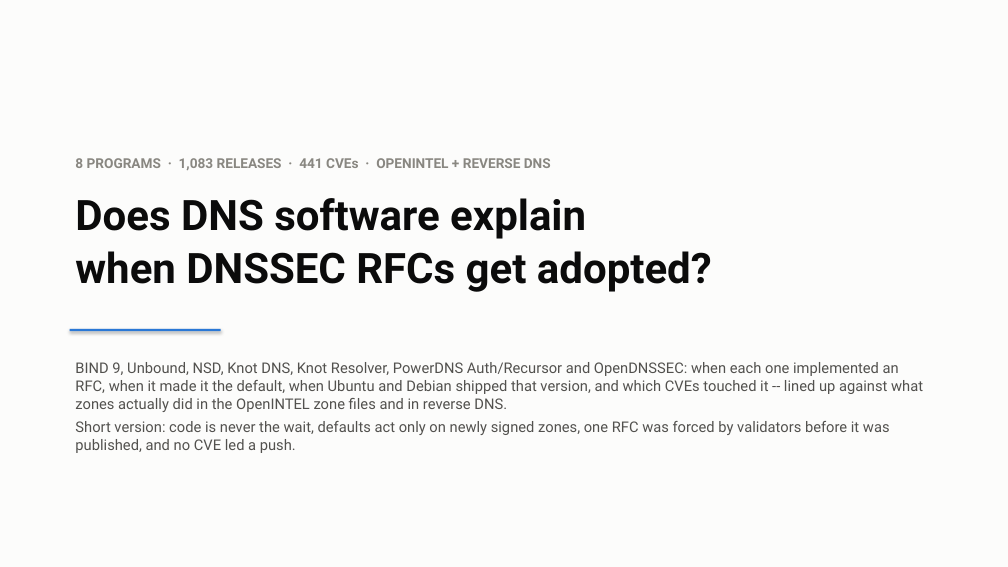
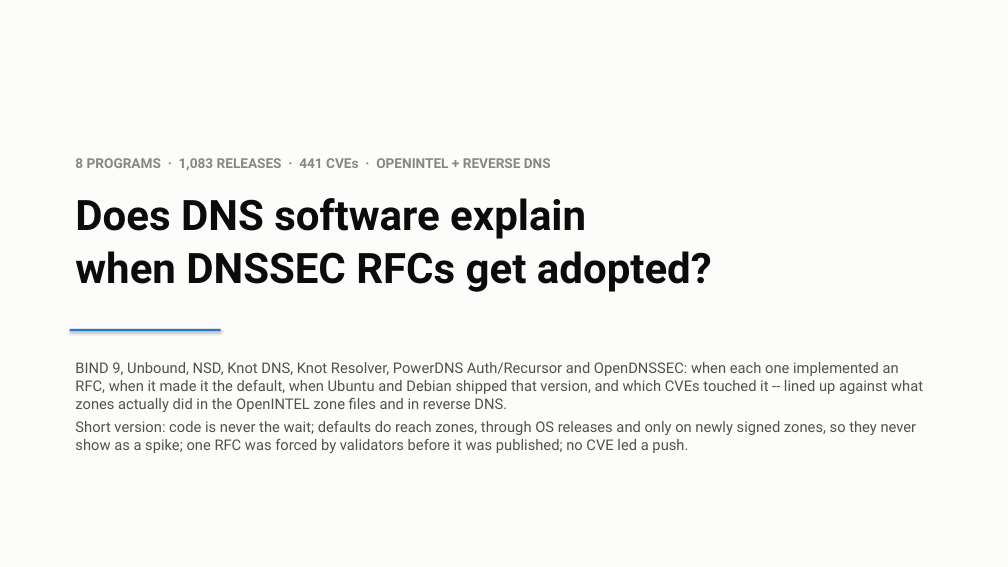
Before and after one commit to j776w781/rfc_adoption, a slide deck: slide 1 of out/analysis/dnssec_software_summary.pptx. Drawn at 1008x567 pixels with LibreOffice and Linux fonts; fonts in the diff are those of the drawing. Boxes give left, top, right and bottom in pixels: in the first picture for what was removed or moved away, otherwise in the second. Text is boxed around its words. In the diff, an @@ line names an element or a change of style, - is before the commit and + after.

```diff
--- a/out/analysis/dnssec_software_summary.pptx
+++ b/out/analysis/dnssec_software_summary.pptx
@@ text at box(75, 421, 917, 453): text changed @@
-Short version: code is never the wait, defaults act only on newly signed zones, one RFC was forced by validators before it was published, and no CVE led a push.
+Short version: code is never the wait; defaults do reach zones, through OS releases and only on newly signed zones, so they never show as a spike; one RFC was forced by validators before it was published; no CVE led a push.
```
Also in this commit, not shown: 2 other slides changed, 28 other files.
